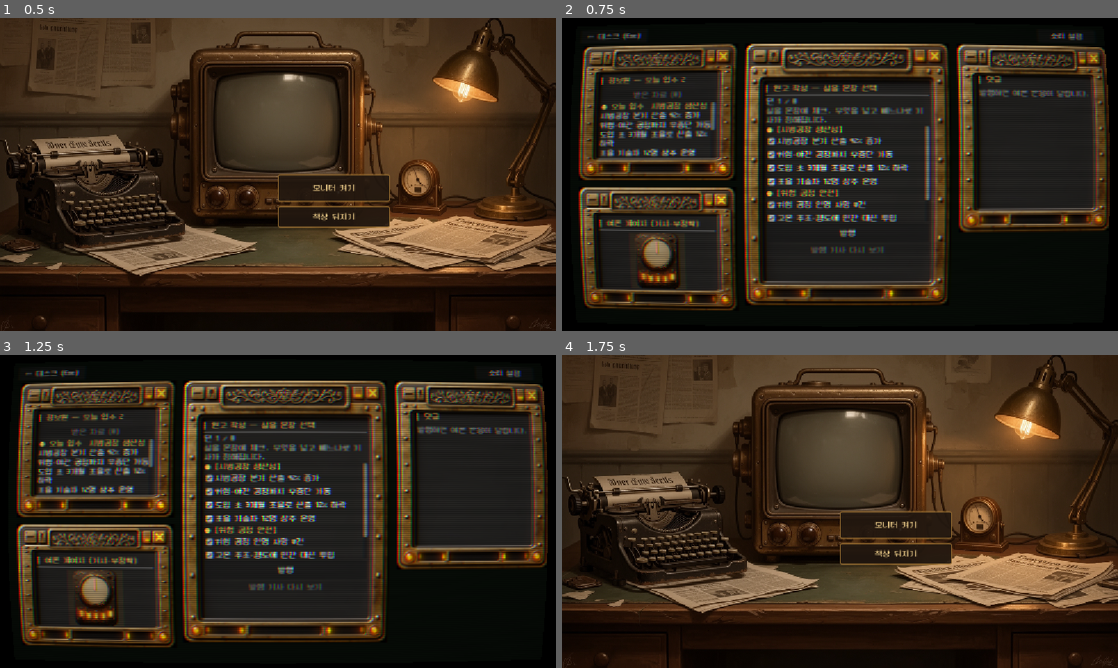
Above: before the commit, frames 1-4 (two rows, left to right).
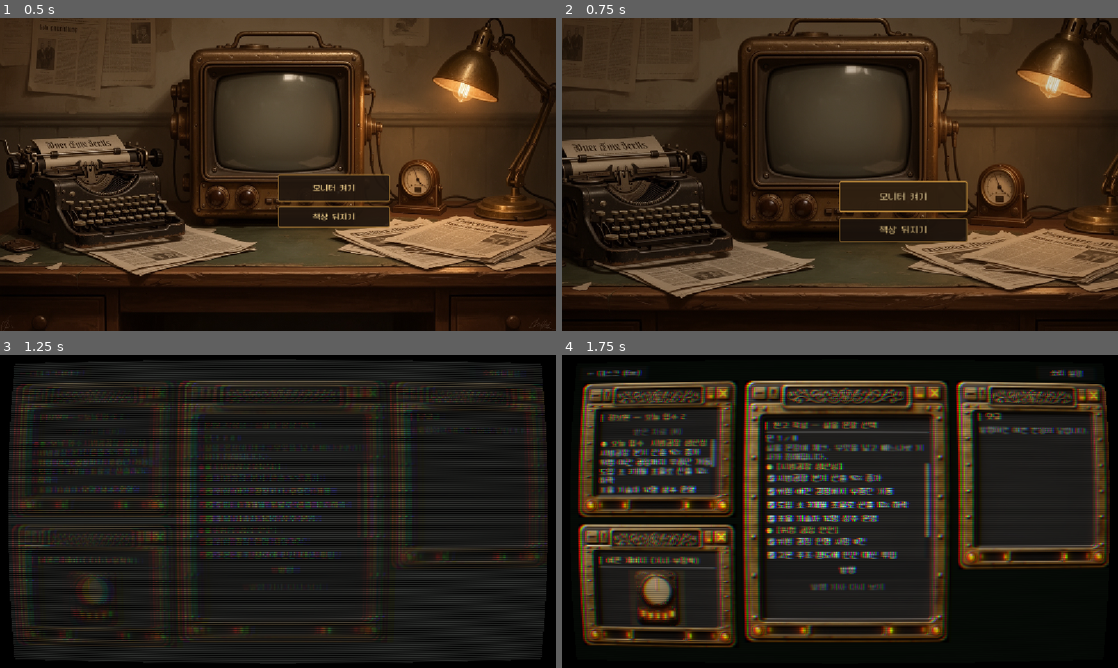
Above: after the commit, the same moments.

Repository: JiwonKim-kr/artificer-pipeline
Game: Godot game, scene res://scenes/main.tscn
The game is run twice, just before and just after one commit, with the same random seed, the same clock (stepped at 60 frames per second) and the same inputs.
Inputs:
- Up to frame 1 (0.5 s): no input
- Up to frame 2 (0.75 s): click "모니터 켜기" at 0.5 s
- Up to frame 3 (1.25 s): no input
- Up to frame 4 (1.75 s): click "← 데스크 (Esc)" at 1.25 s

Frame 1 is identical in both runs. In frame 2, 73% of the frame differs, in the area x 0-100%, y 0-100%; in frame 3, 43%; in frame 4, 77%.

Commit message:
[play build] 연출 폴리시 — 모니터 줌 인/아웃 + CRT 파워온 + 아날로그 게이지 + 순차 연출
UI-only(src/ui 자유 영역, 코어 불변 → parity 영향 0):
- 모니터 켜기: 컷 전환 → 모니터 초점(0.51,0.35) 줌 인 + 암전 + CRT 파워온
  (2회 플리커 + 스캔라인·색수차 과부하→정상 안정). 데스크 복귀는 줌 아웃.
- 여론 게이지: 즉시 회전 → 무거운 스윙(TRANS_BACK 오버슈트) + 상시 미세 떨림
  (사인 2파 합성, 세계관 '부정확 아날로그 계기' 구현)
- 댓글: 발행 후 0.35s 간격 순차 등장(실시간으로 달리는 느낌)
- 발행 기사 오버레이 팝 인 · 엔딩 페이드 인
- 책상 뒤지기: 서랍 쪽 줌 펄스 + 노트 타자기 출력 + 클로즈업 이미지 훅
  (desk_search_closeup.png 수급 시 자동 활성)
- ESC 우선순위: 열린 오버레이(기사→자료→설정)부터 닫고 화면 전환
- 트랜지션 중 입력 차단(_transitioning + 암전막 mouse_filter)

검증: turn_flow PASS · play_test 스모크+스크린샷 4스테이지 PASS

Diff:
--- a/src/ui/main.gd
+++ b/src/ui/main.gd
@@ -8,6 +8,11 @@
 const GAUGE_TEX := "res://assets/art/ui/gauge/opinion_needle.png"
 const WINDOW_FRAME := "res://assets/art/ui/window/frame.png"
 const CRT_SHADER := "res://src/ui/shaders/crt_screen.gdshader"
+# 책상 뒤지기 클로즈업(선택 에셋): 이미지가 들어오면 자동 사용, 없으면 텍스트 연출만.
+const DESK_SEARCH_TEX := "res://assets/art/ui/main/desk_search_closeup.png"
+# 데스크 배경에서 모니터 화면의 중심(뷰포트 비율). 줌 인 트랜지션의 초점.
+# 현 desk_bg.png 실측: 브라운관 유리면 중심 ≈ (0.51, 0.35).
+const MONITOR_FOCUS := Vector2(0.51, 0.35)
 const SETTINGS_PATH := "user://settings.cfg"  # 사운드 볼륨 등 사용자 설정 저장
 
 ## 댓글 작성자 핸들 풀 — 세그먼트 페르소나(설계 §4·§5)에 맞춘 디젤펑크 톤.
@@ -93,6 +98,10 @@
 var _archive_panel: PanelContainer  # 「받은 자료」 오버레이(과거 정보 열람·선별)
 var _archive_body: VBoxContainer
 var _archive_btn: Button            # 정보원 패널의 「받은 자료」 버튼(개수 표시)
+var _fade_rect: ColorRect           # 데스크↔스크린 트랜지션용 암전 오버레이(최상단)
+var _transitioning: bool = false    # 트랜지션 중 입력 무시(중복 클릭·ESC 연타 방지)
+var _crt_mat: ShaderMaterial        # CRT 셰이더(파워온 연출에서 파라미터 트윈)
+var _needle_rot_base: float = 0.0   # 바늘 목표 회전(트윈 대상). 실제 회전 = base + 떨림
 
 func _ready() -> void:
 	set_anchors_and_offsets_preset(Control.PRESET_FULL_RECT)
@@ -102,6 +111,13 @@
 	_build_desk()
 	_build_screen()
 	_screen.visible = false
+	# 트랜지션 암전막: 항상 최상단(CRT 포함 모든 것 위). 평소엔 투명+클릭 통과.
+	_fade_rect = ColorRect.new()
+	_fade_rect.name = "TransitionFade"
+	_fade_rect.color = Color(0, 0, 0, 0)
+	_fade_rect.set_anchors_and_offsets_preset(Control.PRESET_FULL_RECT)
+	_fade_rect.mouse_filter = Control.MOUSE_FILTER_IGNORE
+	add_child(_fade_rect)
 
 func _res(path: String) -> Resource:
 	return load(path) if ResourceLoader.exists(path) else null
@@ -180,17 +196,80 @@
 	b.add_theme_color_override("font_hover_color", Color(1.0, 0.90, 0.66))
 	return b
 
+## 모니터 클릭 → 화면 컷 전환 대신 "모니터로 들어가는" 줌 인:
+## 데스크를 모니터 초점(MONITOR_FOCUS) 기준으로 확대하며 암전 → CRT 파워온.
 func _enter_screen() -> void:
-	_desk.visible = false
-	_screen.visible = true
-	monitor_powered.emit()
-
+	if _transitioning or (_screen != null and _screen.visible):
+		return
+	_transitioning = true
+	_fade_rect.mouse_filter = Control.MOUSE_FILTER_STOP  # 전환 중 클릭 차단
+	_desk.pivot_offset = get_viewport_rect().size * MONITOR_FOCUS
+	var tw := create_tween()
+	tw.set_parallel(true)
+	tw.tween_property(_desk, "scale", Vector2(2.1, 2.1), 0.5) \
+		.set_trans(Tween.TRANS_QUAD).set_ease(Tween.EASE_IN)
+	tw.tween_property(_fade_rect, "color:a", 1.0, 0.45) \
+		.set_trans(Tween.TRANS_QUAD).set_ease(Tween.EASE_IN)
+	tw.chain().tween_callback(func() -> void:
+		_desk.visible = false
+		_desk.scale = Vector2.ONE
+		_screen.visible = true
+		monitor_powered.emit()
+		_crt_power_on())
+
+## CRT 파워온: 암전에서 밝아지며 2번 깜빡 + 스캔라인·색수차가 과했다가 정상치로 안정.
+func _crt_power_on() -> void:
+	_screen.modulate = Color(1, 1, 1, 0)
+	var tw := create_tween()
+	tw.tween_property(_fade_rect, "color:a", 0.0, 0.12)
+	tw.parallel().tween_property(_screen, "modulate:a", 0.85, 0.08)
+	tw.tween_property(_screen, "modulate:a", 0.25, 0.06)
+	tw.tween_property(_screen, "modulate:a", 1.0, 0.16)
+	if _crt_mat != null:
+		_crt_mat.set_shader_parameter("scanline_strength", 0.85)
+		_crt_mat.set_shader_parameter("aberration", 0.012)
+		tw.parallel().tween_method(func(v: float) -> void:
+			_crt_mat.set_shader_parameter("scanline_strength", lerpf(0.85, 0.25, v))
+			_crt_mat.set_shader_parameter("aberration", lerpf(0.012, 0.002, v)),
+			0.0, 1.0, 0.55)
+	tw.tween_callback(func() -> void:
+		_transitioning = false
+		_fade_rect.mouse_filter = Control.MOUSE_FILTER_IGNORE)
+
+## 스크린 → 데스크: 짧은 암전 후 "모니터에서 물러나는" 줌 아웃.
 func _exit_screen() -> void:
-	_screen.visible = false
-	_desk.visible = true
+	if _transitioning or (_desk != null and _desk.visible):
+		return
+	_transitioning = true
+	_fade_rect.mouse_filter = Control.MOUSE_FILTER_STOP
+	var tw := create_tween()
+	tw.tween_property(_fade_rect, "color:a", 1.0, 0.18)
+	tw.tween_callback(func() -> void:
+		_screen.visible = false
+		_desk.visible = true
+		_desk.pivot_offset = get_viewport_rect().size * MONITOR_FOCUS
+		_desk.scale = Vector2(1.6, 1.6))
+	tw.tween_property(_desk, "scale", Vector2.ONE, 0.4) \
+		.set_trans(Tween.TRANS_QUAD).set_ease(Tween.EASE_OUT)
+	tw.parallel().tween_property(_fade_rect, "color:a", 0.0, 0.3)
+	tw.tween_callback(func() -> void:
+		_transitioning = false
+		_fade_rect.mouse_filter = Control.MOUSE_FILTER_IGNORE)
 
 func _input(event: InputEvent) -> void:
 	if event is InputEventKey and event.pressed and not event.echo and (event as InputEventKey).keycode == KEY_ESCAPE:
+		if _transitioning:
+			return
+		# ESC 는 열려 있는 오버레이부터 닫는다(기사 → 받은자료 → 설정 → 화면 전환).
+		if _article_panel != null and _article_panel.visible:
+			_article_panel.visible = false
+			return
+		if _archive_panel != null and _archive_panel.visible:
+			_archive_panel.visible = false
+			return
+		if _settings_panel != null and _settings_panel.visible:
+			_settings_panel.visible = false
+			return
 		if _screen != null and _screen.visible:
 			_exit_screen()
 		elif _desk != null and _desk.visible:
@@ -371,15 +450,47 @@
 	_refresh_archive()  # 버튼 라벨 갱신
 
 func _search_desk() -> void:
+	if _transitioning:
+		return
 	if _tm.discover_theo():
 		clue_found.emit()
 		_refresh_blocks()
 		_refresh_informant()  # F15 단서가 정보원 패널에도 등장
-		_desk_note.text = "책상 CRT 수신함에서 형 테오의 흔적을 찾았다. (원고에 추가됨)"
+		_desk_rummage_fx("책상 CRT 수신함에서 형 테오의 흔적을 찾았다. (원고에 추가됨)", true)
 		if _desk_search_btn != null:
 			_desk_search_btn.disabled = true
 	else:
-		_desk_note.text = "책상엔 더 뒤질 게 없다."
+		_desk_rummage_fx("책상엔 더 뒤질 게 없다.", false)
+
+## 책상 뒤지기 연출: 서랍 쪽으로 시선이 쏠리는 살짝 줌 + 노트 타자기 출력.
+## 클로즈업 이미지(DESK_SEARCH_TEX)가 들어오면 발견 시 잠깐 띄운다(에셋 수급 대비 훅).
+func _desk_rummage_fx(note: String, found: bool) -> void:
+	# 아래쪽(서랍)으로 훅 들어갔다 나오는 카메라 느낌.
+	_desk.pivot_offset = get_viewport_rect().size * Vector2(0.5, 0.85)
+	var tw := create_tween()
+	tw.tween_property(_desk, "scale", Vector2(1.12, 1.12), 0.16) \
+		.set_trans(Tween.TRANS_QUAD).set_ease(Tween.EASE_OUT)
+	tw.tween_property(_desk, "scale", Vector2.ONE, 0.22) \
+		.set_trans(Tween.TRANS_QUAD).set_ease(Tween.EASE_IN_OUT)
+	# 노트는 타자기처럼 한 글자씩.
+	_desk_note.text = note
+	_desk_note.visible_ratio = 0.0
+	tw.parallel().tween_property(_desk_note, "visible_ratio", 1.0, note.length() * 0.03)
+	# 발견 + 클로즈업 에셋이 있으면 서랍 클로즈업을 2초 보여준다.
+	var closeup := _res(DESK_SEARCH_TEX)
+	if found and closeup is Texture2D:
+		var shot := TextureRect.new()
+		shot.texture = closeup
+		shot.stretch_mode = TextureRect.STRETCH_KEEP_ASPECT_CENTERED
+		shot.expand_mode = TextureRect.EXPAND_IGNORE_SIZE
+		shot.set_anchors_and_offsets_preset(Control.PRESET_FULL_RECT)
+		shot.modulate = Color(1, 1, 1, 0)
+		_desk.add_child(shot)
+		var stw := create_tween()
+		stw.tween_property(shot, "modulate:a", 1.0, 0.25)
+		stw.tween_interval(2.0)
+		stw.tween_property(shot, "modulate:a", 0.0, 0.35)
+		stw.tween_callback(shot.queue_free)
 
 # ---------- 스크린 상태 (CRT OS) ----------
 func _build_screen() -> void:
@@ -435,6 +546,7 @@
 		var mat := ShaderMaterial.new()
 		mat.shader = sh
 		crt.material = mat
+		_crt_mat = mat  # 파워온 연출에서 스캔라인·색수차 파라미터를 트윈
 	_screen.add_child(crt)
 
 func _window(pos: Vector2, size: Vector2, title: String, extra_top: float = 0.0) -> PanelContainer:
@@ -703,9 +815,23 @@
 	_needle.position = Vector2(ox + s * 0.50, oy + s * 0.35)
 	_needle.points = PackedVector2Array([Vector2.ZERO, Vector2(0, -s * 0.20)])
 
+## 바늘은 즉시 꺾이지 않는다 — 목표각까지 무겁게 스윙 후 살짝 오버슈트(아날로그 계기).
+## 실제 회전은 _process 에서 base + 상시 미세 떨림으로 합성한다(세계관: 부정확한 바늘).
 func _set_needle(macro: float) -> void:
-	if _needle != null:
-		_needle.rotation = deg_to_rad((macro - 0.5) * 120.0)  # 0.5=수직, 우=찬성, 좌=반대
+	if _needle == null:
+		return
+	var target: float = deg_to_rad((macro - 0.5) * 120.0)  # 0.5=수직, 우=찬성, 좌=반대
+	var tw := create_tween()
+	tw.tween_property(self, "_needle_rot_base", target, 1.4) \
+		.set_trans(Tween.TRANS_BACK).set_ease(Tween.EASE_OUT)
+
+func _process(_delta: float) -> void:
+	if _needle == null or _screen == null or not _screen.visible:
+		return
+	# 두 사인파 합성으로 불규칙해 보이는 미세 진동(±0.9°). 난수 대신 사인이라 결정론적·저비용.
+	var t: float = Time.get_ticks_msec() / 1000.0
+	var jitter: float = deg_to_rad(0.55) * sin(t * 7.3) + deg_to_rad(0.35) * sin(t * 13.7)
+	_needle.rotation = _needle_rot_base + jitter
 
 # ---------- 발행 ----------
 func _on_publish() -> void:
@@ -835,11 +961,21 @@
 		_refresh_article_view()
 
 ## 발행 기사 오버레이를 연다(발행 자동 + "다시 보기" 버튼). 현재 인덱스 기사를 보여준다.
+## 신문이 책상에 놓이듯 살짝 커지며 등장(팝 인).
 func _show_article() -> void:
-	if _article_panel != null:
-		_refresh_article_view()
-		_article_panel.visible = true
-		_article_panel.move_to_front()
+	if _article_panel == null:
+		return
+	_refresh_article_view()
+	_article_panel.visible = true
+	_article_panel.move_to_front()
+	_article_panel.pivot_offset = _article_panel.size * 0.5
+	_article_panel.scale = Vector2(0.92, 0.92)
+	_article_panel.modulate = Color(1, 1, 1, 0)
+	var tw := create_tween()
+	tw.set_parallel(true)
+	tw.tween_property(_article_panel, "scale", Vector2.ONE, 0.22) \
+		.set_trans(Tween.TRANS_BACK).set_ease(Tween.EASE_OUT)
+	tw.tween_property(_article_panel, "modulate:a", 1.0, 0.16)
 
 ## prose 문단의 첫 문장만 뽑는다(보조 사실 요약용). "다." 로 끝나는 첫 문장 기준.
 func _first_sentence(s: String) -> String:
@@ -942,6 +1078,11 @@
 		vb.add_child(epi_label)
 	if _os != null:
 		_os.add_child(panel)
+		# 엔딩은 갑자기 박히지 않고 무겁게 떠오른다(페이드 + 미세 상승).
+		panel.modulate = Color(1, 1, 1, 0)
+		var tw := create_tween()
+		tw.tween_property(panel, "modulate:a", 1.0, 0.8) \
+			.set_trans(Tween.TRANS_QUAD).set_ease(Tween.EASE_OUT)
 
 ## 세그먼트 페르소나에 맞는 랜덤 핸들. 같은 base 도 숫자 접미(약 70%)로 변주.
 func _comment_handle(seg: String) -> String:
@@ -975,6 +1116,10 @@
 		none.modulate = Color(0.6, 0.6, 0.6)
 		_comments_box.add_child(none)
 		return
+	# 댓글이 "실시간으로 달리는" 느낌: 한꺼번에 뜨지 않고 0.35초 간격으로 순차 등장.
+	var tw := create_tween()
+	tw.set_parallel(true)
+	var i: int = 0
 	for c in comments:
 		var row := VBoxContainer.new()
 		var handle := Label.new()
@@ -988,4 +1133,7 @@
 		var spacer := Control.new()
 		spacer.custom_minimum_size = Vector2(0, 6)
 		row.add_child(spacer)
+		row.modulate = Color(1, 1, 1, 0)
 		_comments_box.add_child(row)
+		tw.tween_property(row, "modulate:a", 1.0, 0.3).set_delay(0.15 + i * 0.35)
+		i += 1
